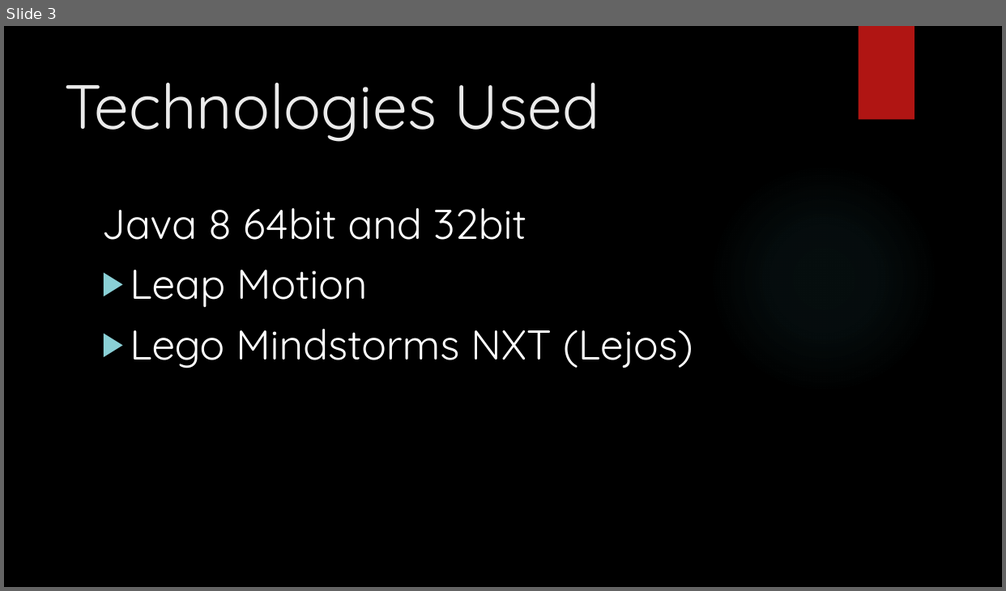
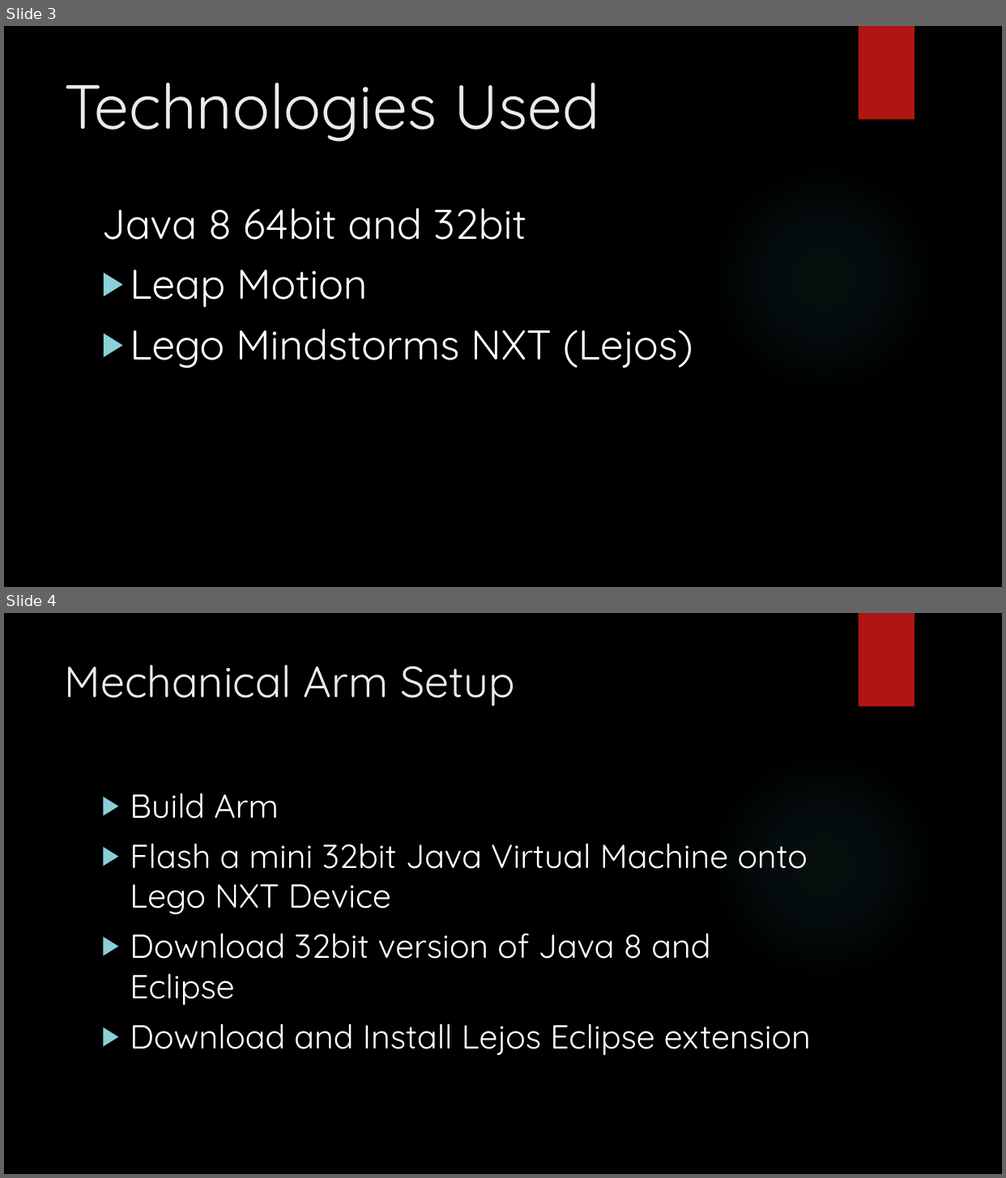
Before and after one commit to kevind992/Mechanical-Arm-Controlled-by-Leap-Motion, a slide deck: presentation.pptx. Shown one above the other, each under a label of ours: slide 3 before the commit, slides 3 and 4 after it. The pictures are 1006x591 and 1006x1178 pixels, drawn with LibreOffice and Linux fonts; fonts in the diff are those of the drawing; background and template pictures are left out. Boxes give left, top, right and bottom in pixels: in the first picture for what was removed or moved away, otherwise in the second. Text is boxed around its words. In the diff, an @@ line names an element or a change of style, - is before the commit and + after.

Commit message:
Updated presentation

```diff
--- a/presentation.pptx
+++ b/presentation.pptx
@@ slide 4 added at box(4, 613, 1002, 1174), background picture (left out); not listed: 2 template elements that a slide beside it also shows @@
@@ title added at box(65, 665, 515, 706), 42 pt, text #EBEBEB @@
+Mechanical Arm Setup
@@ text added at box(130, 793, 811, 1055), 32 pt, text #FFFFFF @@
+▶ Build Arm
+▶ Flash a mini 32bit Java Virtual Machine onto Lego NXT Device
+▶ Download 32bit version of Java 8 and Eclipse
+▶ Download and Install Lejos Eclipse extension
```
